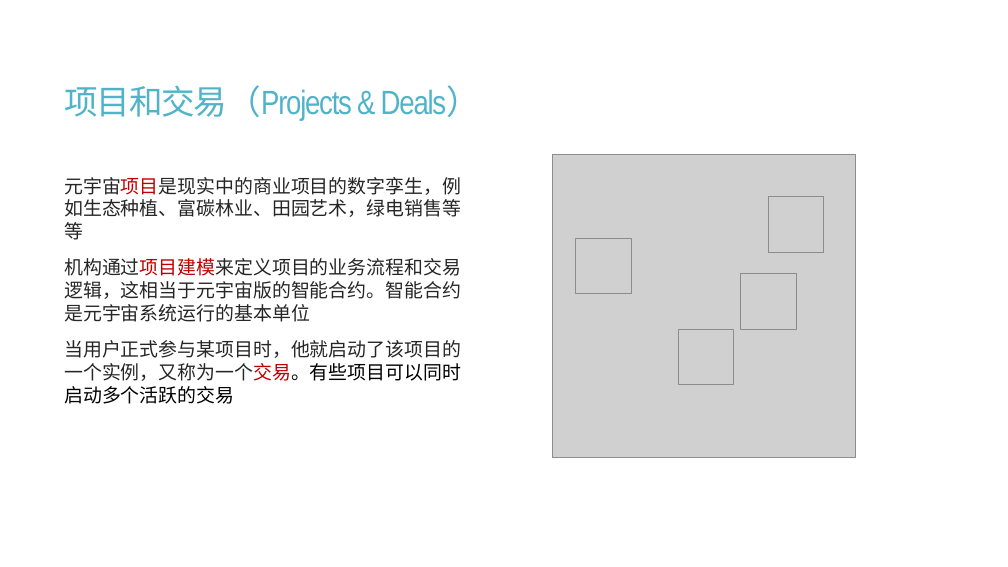
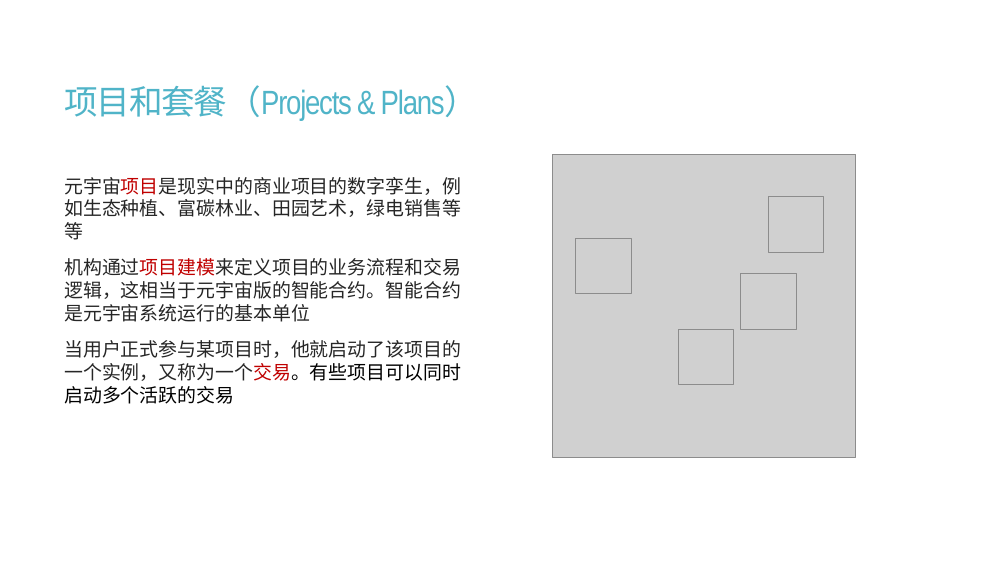
Before and after one commit to calcyu/chainway, a slide deck: slide 10 of Docs/城乡元宇宙服务器.pptx (slide 20 before the commit). Drawn at 1008x567 pixels with LibreOffice and Linux fonts; fonts in the diff are those of the drawing; grey boxes stand for pictures. Boxes give left, top, right and bottom in pixels: in the first picture for what was removed or moved away, otherwise in the second. Text is boxed around its words. In the diff, an @@ line names an element or a change of style, - is before the commit and + after.

Commit message:
deals & scopes

```diff
--- a/Docs/城乡元宇宙服务器.pptx
+++ b/Docs/城乡元宇宙服务器.pptx
@@ title at <box>64,85,479,121</box>: text changed @@
-项目和交易（Projects & Deals）
+项目和套餐（Projects & Plans）
```
Also in this commit, not shown: 21 other slides changed, 15 slides added, 13 slides removed, 20 other files.
